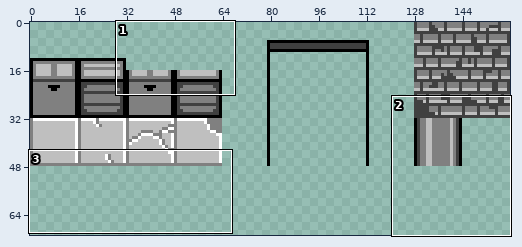
Two states of a sprite sheet, Aseprite-Art/Warehouse-TileSet.png. Above: a wide view before the commit, with the close-up outlined.
Close-up. Old version:
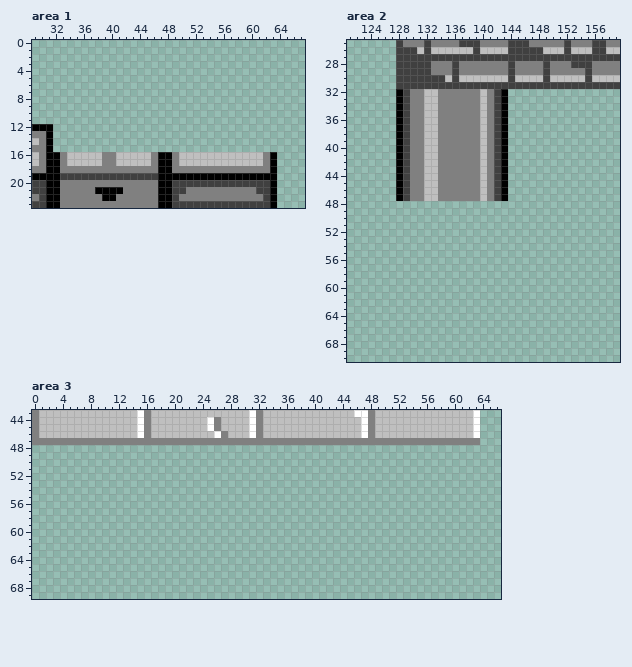
The file is 160x160 pixels. Shown: area 1: x 29..67, y 0..23; area 2: x 121..159, y 25..70; area 3: x 0..66, y 43..69. The wide view leaves out empty margins.
And afterwards:
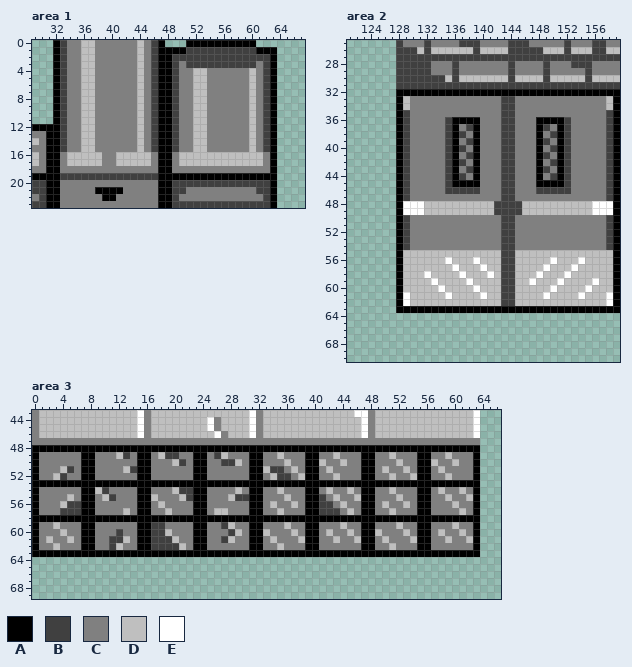
Palette (. is transparent): A #000000  B #404040  C #808080  D #bfbfbf  E #ffffff
Diff:
--- area 1
@@ x 29..67 @@
- 0 .......................................
- 1 .......................................
- 2 .......................................
- 3 .......................................
- 4 .......................................
- 5 .......................................
- 6 .......................................
- 7 .......................................
- 8 .......................................
- 9 .......................................
-10 .......................................
-11 .......................................
-12 AAA....................................
-13 CCA....................................
-14 DCA....................................
-15 CCA....................................
+ 0 ...ABCCDDCCCCCCDCBA...AAAAAAAAAA.......
+ 1 ...ABCCDDCCCCCCDCBAAAABBBBBBBBBBAAA....
+ 2 ...ABCCDDCCCCCCDCBAABBBBBBBBBBBBBBA....
+ 3 ...ABCCDDCCCCCCDCBAABCBBBBBBBBBBCBA....
+ 4 ...ABCCDDCCCCCCDCBAABCCDDCCCCCCDCBA....
+ 5 ...ABCCDDCCCCCCDCBAABCCDDCCCCCCDCBA....
+ 6 ...ABCCDDCCCCCCDCBAABCCDDCCCCCCDCBA....
+ 7 ...ABCCDDCCCCCCDCBAABCCDDCCCCCCDCBA....
+ 8 ...ABCCDDCCCCCCDCBAABCCDDCCCCCCDCBA....
+ 9 ...ABCCDDCCCCCCDCBAABCCDDCCCCCCDCBA....
+10 ...ABCCDDCCCCCCDCBAABCCDDCCCCCCDCBA....
+11 ...ABCCDDCCCCCCDCBAABCCDDCCCCCCDCBA....
+12 AAAABCCDDCCCCCCDCBAABCCDDCCCCCCDCBA....
+13 CCAABCCDDCCCCCCDCBAABCCDDCCCCCCDCBA....
+14 DCAABCCDDCCCCCCDCBAABCCDDCCCCCCDCBA....
+15 CCAABCCDDCCCCCCDCBAABCCDDCCCCCCDCBA....
 16 DCAACDDDDDCCDDDDDCAACDDDDDDDDDDDDCA....
--- area 2
@@ x 121..159 @@
 31 .......BBBBBBBBBBBBBBBBBBBBBBBBBBBBBBBB
-32 .......ABCCDDCCCCCCDCBA................
-33 .......ABCCDDCCCCCCDCBA................
-34 .......ABCCDDCCCCCCDCBA................
-35 .......ABCCDDCCCCCCDCBA................
-36 .......ABCCDDCCCCCCDCBA................
-37 .......ABCCDDCCCCCCDCBA................
-38 .......ABCCDDCCCCCCDCBA................
-39 .......ABCCDDCCCCCCDCBA................
-40 .......ABCCDDCCCCCCDCBA................
-41 .......ABCCDDCCCCCCDCBA................
-42 .......ABCCDDCCCCCCDCBA................
-43 .......ABCCDDCCCCCCDCBA................
-44 .......ABCCDDCCCCCCDCBA................
-45 .......ABCCDDCCCCCCDCBA................
-46 .......ABCCDDCCCCCCDCBA................
-47 .......ABCCDDCCCCCCDCBA................
-48 .......................................
-49 .......................................
-50 .......................................
-51 .......................................
-52 .......................................
-53 .......................................
-54 .......................................
-55 .......................................
-56 .......................................
-57 .......................................
-58 .......................................
-59 .......................................
-60 .......................................
-61 .......................................
-62 .......................................
-63 .......................................
+32 .......AAAAAAAAAAAAAAAAAAAAAAAAAAAAAAAA
+33 .......ADCCCCCCCCCCCCCBBCCCCCCCCCCCCCDA
+34 .......ADCCCCCCCCCCCCCBBCCCCCCCCCCCCCDA
+35 .......ABCCCCCCCCCCCCCBBCCCCCCCCCCCCCBA
+36 .......ABCCCCCBAAAACCCBBCCCAAAABCCCCCBA
+37 .......ABCCCCCBACBACCCBBCCCABCABCCCCCBA
+38 .......ABCCCCCBABCACCCBBCCCACBABCCCCCBA
+39 .......ABCCCCCBACBACCCBBCCCABCABCCCCCBA
+40 .......ABCCCCCBABCACCCBBCCCACBABCCCCCBA
+41 .......ABCCCCCBACBACCCBBCCCABCABCCCCCBA
+42 .......ABCCCCCBABCACCCBBCCCACBABCCCCCBA
+43 .......ABCCCCCBACBACCCBBCCCABCABCCCCCBA
+44 .......ABCCCCCBABCACCCBBCCCACBABCCCCCBA
+45 .......ABCCCCCBAAAACCCBBCCCAAAABCCCCCBA
+46 .......ABCCCCCBBBBBCCCBBCCCBBBBBCCCCCBA
+47 .......ABCCCCCCCCCCCCCBBCCCCCCCCCCCCCBA
+48 .......AEEEDDDDDDDDDDBBBBDDDDDDDDDDEEEA
+49 .......AEEEDDDDDDDDDDBBBBDDDDDDDDDDEEEA
+50 .......ABCCCCCCCCCCCCCBBCCCCCCCCCCCCCBA
+51 .......ABCCCCCCCCCCCCCBBCCCCCCCCCCCCCBA
+52 .......ABCCCCCCCCCCCCCBBCCCCCCCCCCCCCBA
+53 .......ABCCCCCCCCCCCCCBBCCCCCCCCCCCCCBA
+54 .......ABCCCCCCCCCCCCCBBCCCCCCCCCCCCCBA
+55 .......ADDDDDDDDDDDDDDBBDDDDDDDDDDDDDDA
+56 .......ADDDDDDEDDDEDDDBBDDDDDEDDDEDDDDA
+57 .......ADDDDDDDEDDDEDDBBDDDDEDDDEDDDDDA
+58 .......ADDDEDDDDEDDDEDBBDDDEDDDEDDDDDDA
+59 .......ADDDDEDDDDEDDDDBBDDEDDDEDDDDEDDA
+60 .......ADDDDDEDDDDEDDDBBDDDDDEDDDDEDDDA
+61 .......AEDDDDDEDDDDEDDBBDDDDEDDDDEDDDEA
+62 .......AEDDDDDDDDDDDDDBBDDDDDDDDDDDDDEA
+63 .......AAAAAAAAAAAAAAAAAAAAAAAAAAAAAAAA
 64 .......................................
--- area 3
@@ x 0..66 @@
 47 CCCCCCCCCCCCCCCCCCCCCCCCCCCCCCCCCCCCCCCCCCCCCCCCCCCCCCCCCCCCCCCC...
-48 ...................................................................
-49 ...................................................................
-50 ...................................................................
-51 ...................................................................
-52 ...................................................................
-53 ...................................................................
-54 ...................................................................
-55 ...................................................................
-56 ...................................................................
-57 ...................................................................
-58 ...................................................................
-59 ...................................................................
-60 ...................................................................
-61 ...................................................................
-62 ...................................................................
-63 ...................................................................
+48 AAAAAAAAAAAAAAAAAAAAAAAAAAAAAAAAAAAAAAAAAAAAAAAAAAAAAAAAAAAAAAAA...
+49 ACCCCCCAACCCDBCAACDBBCCAACBDCCCAACCDCCCAACCDCCCAACCDCCCAACCDCCCA...
+50 ACCCCCCAACCCCCCAACCCDBCAACCBBDCAACCCDCCAADCCDCCAACCCDCCAADCCDCCA...
+51 ACCCDBCAACCCCDBAACCCCCCAACCCCCCAADBBCDCAACDCCCCAACDCCDCAACDCCCCA...
+52 ACCDBCCAACCCCCCAACCCCCCAACCCCCCAACDBBCDAACCDCCCAACCDCCDAACCDCCCA...
+53 AAAAAAAAAAAAAAAAAAAAAAAAAAAAAAAAAAAAAAAAAAAAAAAAAAAAAAAAAAAAAAAA...
+54 ACCCCCCAADBCCCCAACCCDBBAACCCCDCAACCDCCCAACDCCDCAACCDCCCAACDCCDCA...
+55 ACCCCDCAACDBCCCAADCCCDBAACCCDBBAACCCDCCAABCDCCDAACCCDCCAACCDCCDA...
+56 ACCCDBBAACCCCCCAACDCCCCAACCCCCCAACDCCDCAABBCDCCAACDCCDCAACCCDCCA...
+57 ACCCBBBAACCCCDCAACCDCCCAACDDCCCAACCDCCCAABBBCDCAACCDCCCAACCCCDCA...
+58 AAAAAAAAAAAAAAAAAAAAAAAAAAAAAAAAAAAAAAAAAAAAAAAAAAAAAAAAAAAAAAAA...
+59 ACCDCCCAACCCCCCAABBCCCCAACCBDCCAACCCDCCAACCCDCCAACCCDCCAACCCDCCA...
+60 ACCCDCCAACCCBCCAABBDCCCAACCCBDCAADCCCDCAACDCCDCAADCCCDCAACDCCDCA...
+61 ACDCCDCAACCBBDCAABBBDCCAACCBDCCAACDCCCDAACCDCCDAACDCCCDAACCDCCDA...
+62 ACCDCCCAACCBDCCAABBBBDCAACCCCCCAACCDCCCAACCCCCCAACCDCCCAACCCCCCA...
+63 AAAAAAAAAAAAAAAAAAAAAAAAAAAAAAAAAAAAAAAAAAAAAAAAAAAAAAAAAAAAAAAA...
 64 ...................................................................
